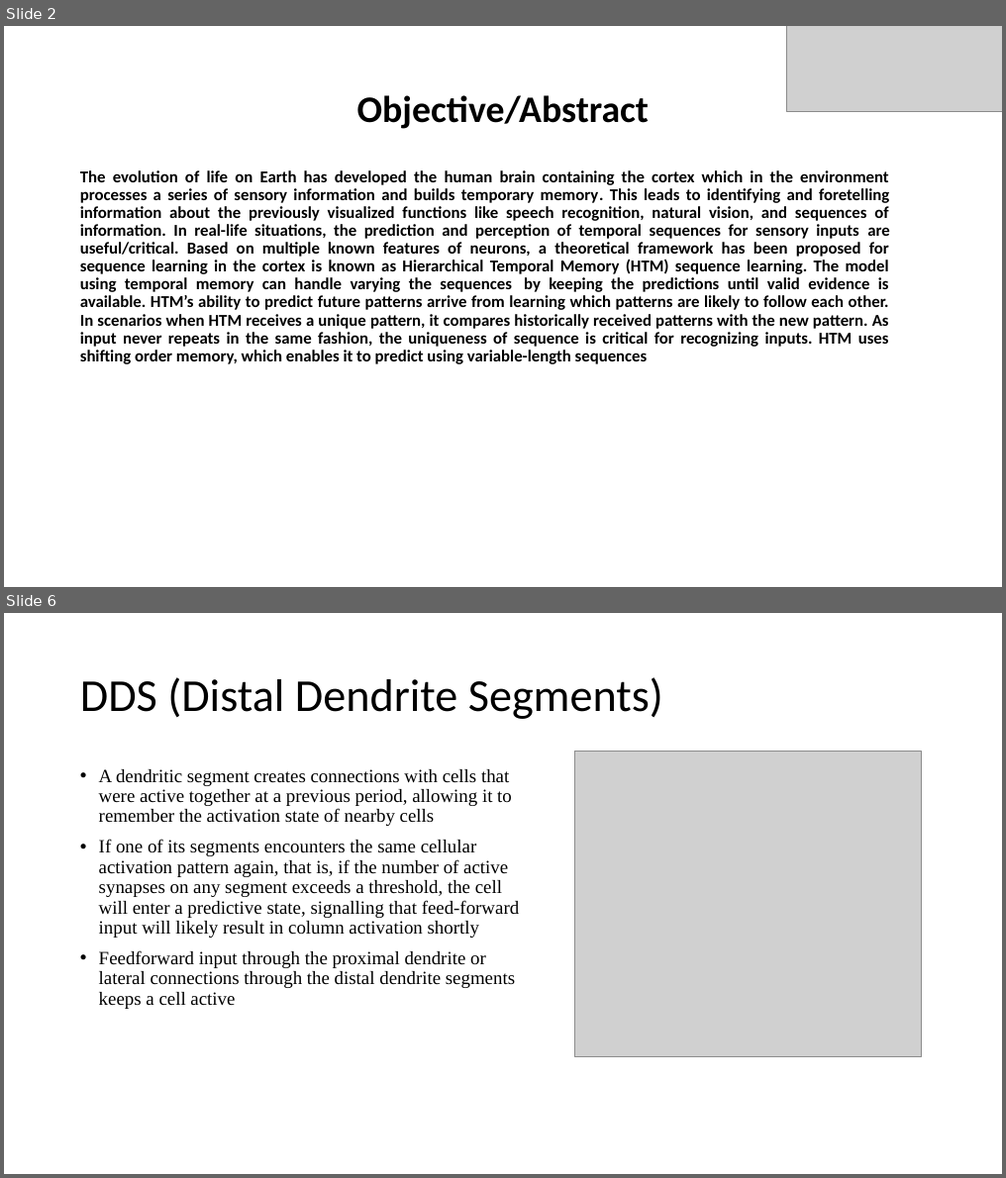
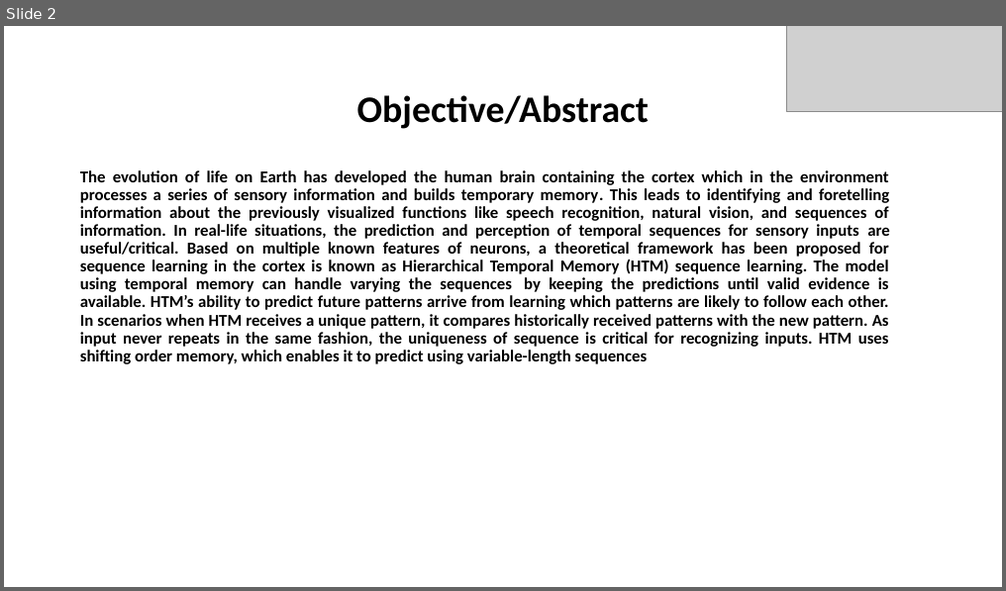
Before and after one commit to harishpalani12/neocortexapi, a slide deck: source/MySEProject/Documentation/Multi Sequence Learning.pptx. Shown one above the other, each under a label of ours: slides 2 and 6 before the commit, slide 2 after it; the slides between them are not shown. The pictures are 1006x1178 and 1006x591 pixels, drawn with LibreOffice and Linux fonts; fonts in the diff are those of the drawing; grey boxes stand for pictures. Boxes give left, top, right and bottom in pixels: in the first picture for what was removed or moved away, otherwise in the second. Text is boxed around its words. In the diff, an @@ line names an element or a change of style, - is before the commit and + after.

```diff
--- a/source/MySEProject/Documentation/Multi Sequence Learning.pptx
+++ b/source/MySEProject/Documentation/Multi Sequence Learning.pptx
@@ slide 6 removed at <box>4,613,1002,1174</box>, background #FFFFFF @@
@@ title removed at <box>80,677,663,719</box> @@
-DDS (Distal Dendrite Segments)
@@ picture removed at <box>574,752,921,1058</box> @@
@@ text removed at <box>99,769,520,1009</box> @@
-• A dendritic segment creates connections with cells that were active together at a previous period, allowing it to remember the activation state of nearby cells
-• If one of its segments encounters the same cellular activation pattern again, that is, if the number of active synapses on any segment exceeds a threshold, the cell will enter a predictive state, signalling that feed-forward input will likely result in column activation shortly
-• Feedforward input through the proximal dendrite or lateral connections through the distal dendrite segments keeps a cell active
```
Also in this commit, not shown: 2 slides changed, 7 slides added, 3 other slides removed, 1 other file.
